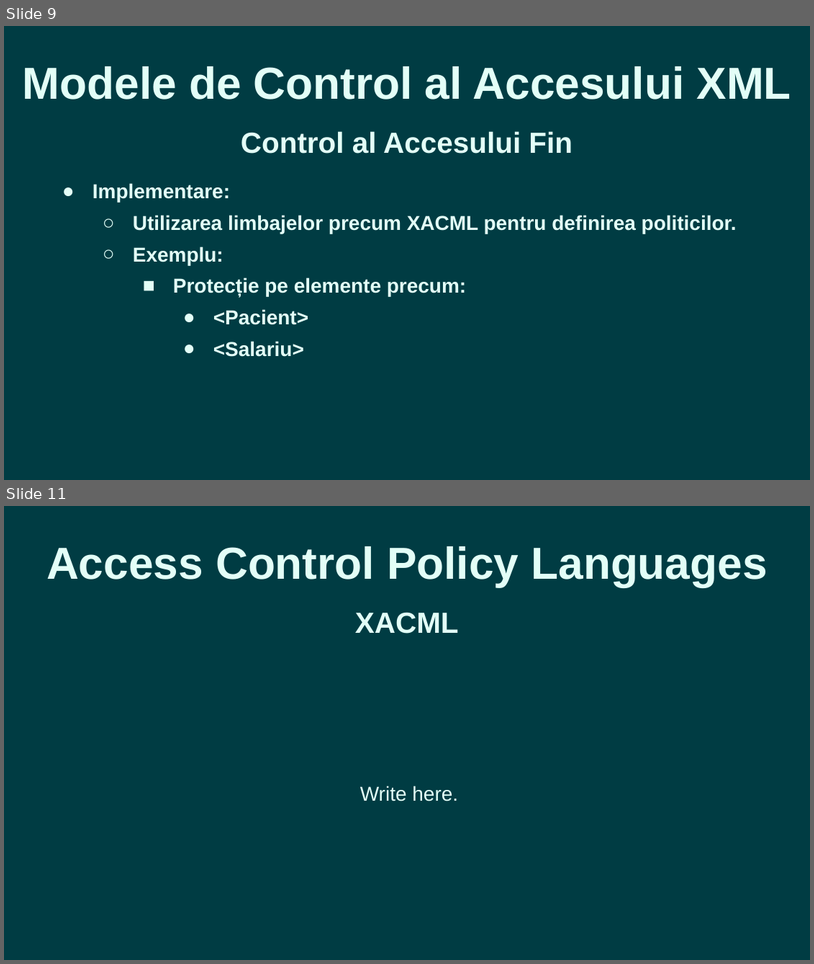
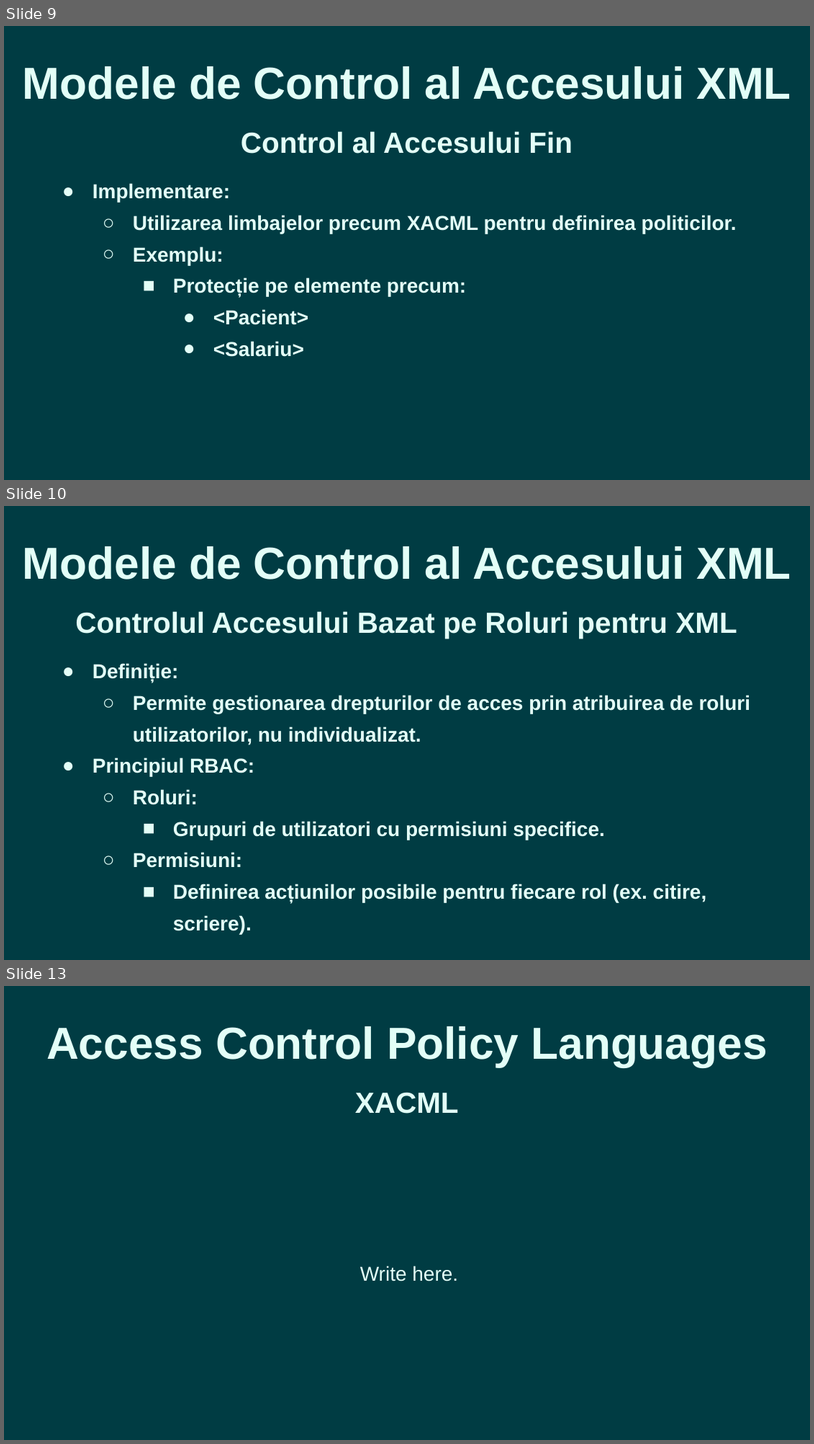
Before and after one commit to romantudorofficial/University_InformationSecurity, a slide deck: Access Control for XML - Presentation.pptx. Shown one above the other, each under a label of ours: slides 9 and 11 before the commit, slides 9, 10 and 13 after it; the slides between them are not shown. The pictures are 814x964 and 814x1444 pixels, drawn with LibreOffice and Linux fonts; fonts in the diff are those of the drawing. Boxes give left, top, right and bottom in pixels: in the first picture for what was removed or moved away, otherwise in the second. Text is boxed around its words. In the diff, an @@ line names an element or a change of style, - is before the commit and + after.

Commit message:
Added Role-Based Access Control
I have added the Role-Based Access Control subchapter.

```diff
--- a/Access Control for XML - Presentation.pptx
+++ b/Access Control for XML - Presentation.pptx
@@ slide 10 added at <box>4,506,810,960</box>, background #003C43 @@
@@ text added at <box>23,546,792,579</box>, 40 pt, text #E3FEF7, bold @@
+Modele de Control al Accesului XML
@@ text added at <box>75,611,737,638</box>, 26 pt, text #E3FEF7, bold @@
+Controlul Accesului Bazat pe Roluri pentru XML
@@ text added at <box>93,663,751,934</box>, 18 pt, text #E3FEF7, bold @@
+● Definiție:
+  ○ Permite gestionarea drepturilor de acces prin atribuirea de roluri utilizatorilor, nu individualizat.
+● Principiul RBAC:
+  ○ Roluri:
+    ■ Grupuri de utilizatori cu permisiuni specifice.
+  ○ Permisiuni:
+    ■ Definirea acțiunilor posibile pentru fiecare rol (ex. citire, scriere).
@@ what was slide 11 is now slide 13 @@
```
Also in this commit, not shown: 2 other slides added, 1 slide removed, 3 other files.
